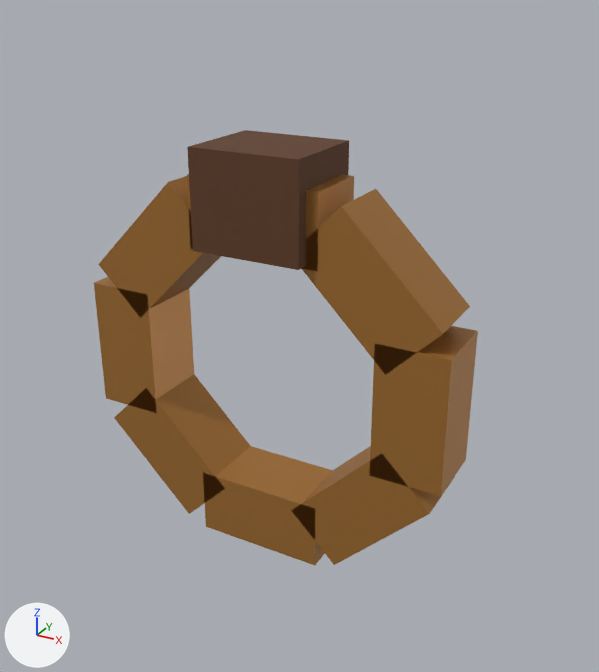
Two versions of the glTF model assets/models/armours/copper_ring.glb, one commit apart.
Both versions are drawn from a 50 mm lens placed at (0.1209, -0.2025, 0.1143), pointed at (0.0065, 0.0055, 0.0103). The axes (+X, +Y, +Z) are drawn at lower left. The lights are the same throughout. The first picture is the older version. Vertices at exactly the same position are counted once.

In view in the first picture: 'copper_ring'.
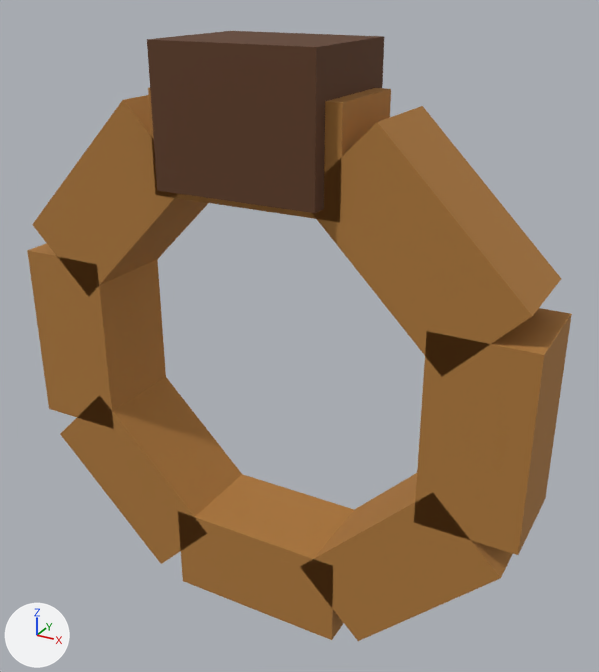
Pixel boxes [x1, y1, x2, y2] of what changed, in the pictures (599 x 672 px; the box of a moved part takes in the faces that stretch with it):
'copper_ring', reshaped, recoloured (42% wider, 40% taller)
    before: [94, 130, 478, 565]
    after: [27, 31, 572, 641]
part 1 of me_copper_ring, moved or reshaped
    before: [369, 326, 478, 496]
    after: [414, 308, 572, 555]
part 2 of me_copper_ring, moved or reshaped
    before: [187, 174, 354, 271]
    after: [148, 87, 391, 222]
part 3 of me_copper_ring, moved or reshaped
    before: [94, 277, 194, 412]
    after: [27, 243, 166, 427]
part 4 of me_copper_ring, moved or reshaped
    before: [203, 446, 332, 565]
    after: [178, 474, 354, 640]
part 5 of me_copper_ring, moved or reshaped
    before: [187, 130, 349, 270]
    after: [147, 31, 384, 213]
part 6 of me_copper_ring, moved or reshaped
    before: [99, 176, 470, 565]
    after: [32, 95, 561, 641]
part 7 of me_copper_ring, recoloured
    before: [94, 174, 478, 565]
    after: [27, 87, 572, 641]
part 8 of me_copper_ring, recoloured
    before: [187, 130, 349, 270]
    after: [147, 31, 384, 213]

Edits to the bpy script that builds the scene:
```text
Add mat_pal_matte:
    mat_pal_matte = bpy.data.materials.new('pal_matte')
    mat_pal_matte.use_nodes = True; mat_pal_matte.node_tree.nodes.clear()
    _N = mat_pal_matte.node_tree.nodes; _L = mat_pal_matte.node_tree.links
    n0 = _N.new('ShaderNodeBsdfPrincipled'); n0.name = 'Principled BSDF'
    n0.inputs[2].default_value = 0.85  # 'Roughness'
    n1 = _N.new('ShaderNodeOutputMaterial'); n1.name = 'Material Output'
    n2 = _N.new('ShaderNodeVertexColor'); n2.name = 'Color Attribute'
    _L.new(n0.outputs[0], n1.inputs[0])  # 'BSDF' to 'Surface'
    _L.new(n2.outputs[0], n0.inputs[0])  # 'Color' to 'Base Color'
Change me_copper_ring:
    used by ob_copper_ring; location = (0.0, 0.0, 0.0)
    remove me_copper_ring.from_pydata(...)  # 72 vertices, 108 faces; spans x -0.061..0.061, y -0.015..0.015, z -0.061..0.07
    add me_copper_ring.from_pydata(...)  # 72 vertices, 108 faces; spans x -0.085..0.085, y -0.02..0.02, z -0.085..0.098
    me_copper_ring part 1: the loose piece of 8 vertices spanning x 0.039..0.061, y -0.011..0.011, z -0.0213..0.0213 is scaled about its middle by (1.36, 1.36, 1.4), then moved by (0.02, 0.0, 0.0)
    me_copper_ring part 2: the loose piece of 8 vertices spanning x -0.0213..0.0213, y -0.011..0.011, z 0.039..0.061 is scaled about its middle by (1.4, 1.36, 1.36), then moved by (0.0, 0.0, 0.02)
    me_copper_ring part 3: the loose piece of 8 vertices spanning x -0.061..-0.039, y -0.011..0.011, z -0.0213..0.0213 is scaled about its middle by (1.36, 1.36, 1.4), then moved by (-0.02, 0.0, 0.0)
    me_copper_ring part 4: the loose piece of 8 vertices spanning x -0.0213..0.0213, y -0.011..0.011, z -0.061..-0.039 is scaled about its middle by (1.4, 1.36, 1.36), then moved by (0.0, 0.0, -0.02)
    me_copper_ring part 5: the loose piece of 8 vertices spanning x -0.0175..0.0175, y -0.015..0.015, z 0.04..0.07 is scaled about its middle by (1.43, 1.33, 1.33), then moved by (0.0, 0.0, 0.023)
    me_copper_ring part 6: 32 of 72 vertices moved; they spanned x -0.0582..0.0582, y -0.011..0.011, z -0.0582..0.0582 and now span x -0.0811..0.0811, y -0.015..0.015, z -0.0811..0.0811; mean shift (0.0, 0.0, 0.0); largest move (0.0281, -0.011, 0.0582) -> (0.0391, -0.015, 0.0811)
    me_copper_ring part 7: all 96 faces that had it switch from mat_pal_bronze (brown #b07a3a) to mat_pal_matte
    me_copper_ring part 8: all 12 faces that had it switch from mat_pal_leather_dark (brown #5e3b22) to mat_pal_matte
    me_copper_ring part 9: vertex colours changed
```
